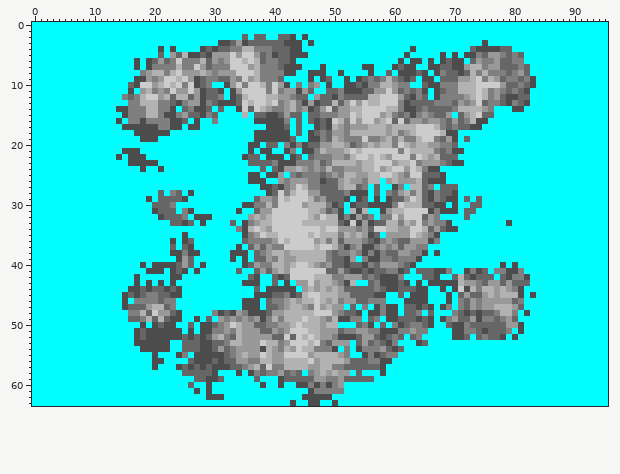
File history of a sprite sheet, World/MapGen/test.png. The picture above was drawn from the file before the commit.
The file is 96x64 pixels.
Once edited:
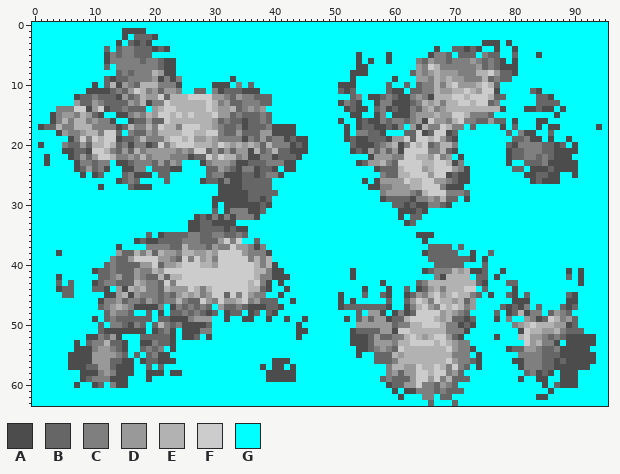
Palette (. is transparent): A #4c4c4c  B #666666  C #7f7f7f  D #999999  E #b2b2b2  F #cccccc  G #00ffff
From old to new:
Changed rows in their new state; - is an unchanged pixel.
first column x 1:
 1 --------------AAAA----------------------------------------------------------------------------
 2 --------------A-BBBA--------------G-GG--GGG-G-------------------------------------------------
 3 -------------A-BABA-----------GGGGGGGGGGGGGG-G-----------------------------AA-A---------------
 4 -----------B-BCCBBBABAG----GGGGGGGGGGGGGGGGG------------------G---A--BBA--GG-GGA--------------
 5 -----------ACBCCBBB-G-GGGGGGGGGGGGGGGGGGGGGGG--------A----A--G---ACCBGBBBGCBBGGBG--A----------
 6 -----------ACCCCCBCCBAAGGGGGGGGGGGGGGGGGGGG----------A-A--A-G-GCBDCC-CCCDCB-BAGAG-------------
 7 -----------B-CCCCCC-BAAGGGGGGGGGGGGGGGGGGGGG---G-----A-G---GGGGDCFECCCCCCDBCBAAAGG------------
 8 -------------BCBC-C-DAAGGGGGGGGGGGGGGGGGGGG--GGG--G-AAAG--G-GGBDCDEDDDCCCE-FDB-AGG------------
 9 -----------BABBCCCCDACACGGGGGGGGAGGGGGGGG----G-GG--GAGGGGGGAGGGDDCEDED-CCCEBC-BGGGG-----------
10 ---------A-BEADCBEEECCCAGGGGGAA-GCGBGGGGGG-G-GG-G-A--GGGGGBGGB-BCCE-EFDDDE-EBGGGGGG-----------
11 --------AAAABCBDFECDBDDCGGBBGC-BBBAAAGGGGGGGGG--GGB-BGGGGGBAAG-BCCEDDE-F-DFFAGGGGGBA----------
12 ------ABBCBBBAD---DDFBE--FFFFDDCBDCCBBBGGGGGG-GGGGGG-CGAABCBAACDCAEEEFFEF-FEB-GGGG-BBA--------
13 ------DBBDCBBBBD--AC-FEEEEEEFECDB-CCCBBGGGGGGGGGGGACBAGGACCAA--CEDE-EEFFE-FB-GGGGG-BBBB-------
14 ---CCCFFADFABBCBBBGDEFFEEEEEFEDDEBCDCDGGGGGGGGGGGGGABAAGBCABA-C-DECDEE----EEEA-GGAABAA-A------
15 --ACDDCEDBA--A--D--DFFEFEFEEEFDDBCBB-CBGGGGG-GGGGGGGAAGGACGAAACD-DED-FFECCC-----------A-------
16 --ACECEECDCCAG-ABBDBBFEEEEEEEDBCBBABBCBGGG-G-GGGGGAGGABAACBCC-C-AF-DCEF-CBBDBB-A---AA---------
17 ABBECCEEECCCCABECCECFEECFFFEEDCBBCABBBC--AAG--GGGGGAGABBAABACGDAECCFE-CGBG---A-B---A-AA------A
18 ---ADCCDEECFFB-CBBDCEEEEFFEEFFCBBDBBBDD---AG-GGGGGGAGCCBBAGGGBB-AB-F-B--------B-CAA--B--------
19 -----ACFCFEFFABBCECCCEFFEFDDEDCCCCACBDBCC--AAGGGGGGABAABBBADDFBF-EFDB--G-------BBCAA-A--A-----
20 A---CBBDBEEFEBCACCABFCEFFFEEEDFEDEDEDBECC--B-GGGGGGG-AAABCDEACF-FBCEEC--------BACCCCBBAB-A----
21 ----AABBAFFECBDBECDDDDDCDCFFBDBDBDD-EBCEBBAA-GGGGGGGABADBDBDA-FFFC-EB-G-------ABBCCCBBAAAA----
22 -A---ABDBDFFECCDCECDDDCCCABBFDFEECDAACC-BBBA-GGGGGGGGGGADD-CC-FE--FCDGA-------ABBCCBCBAAA-----
23 -A----ACCBCC-AABCCCBDBDC---ACDDDCAA---C-C--GGGGGGGGGGABDDECBFF-FEEFFE-C-------A--BBBCAAAAA----
24 ------ABDBCA--AACC-BBBAA----BBDCBACCA-BAGAAGGGGGGGGGGGGGABBBEF-FDEFFFDCA-------BB-AAABAAAA----
25 -------A-AB---BCAAA-BB------BCCAAABB-BCCA-GGGGGGGGGGGGGGGCBBEE--FDFFABAA---------AABBAA--A----
26 -------------ABCB----B-----ABBACAABBBBB-GGGGGGGGGGGGGGAGAD-D-FE-FFDDCBAA----------ABAAA-------
27 ----------A----BAAA-----------AAAABBBBBGGGGGGGGGGGGGGGGAACCDDD--FFFCAAA-----------------------
28 --------------------G-GG-G----AAAAABBBB-GGGGGGGGGGGGGGG-GCDD-D-BEFFFCCCB----------------------
29 ------------------G-GGGGG----AAAAAAB-ABGGGGGGGGGGGGG-GG-GAB--BACCD-EBB-A-G--------------------
30 -------------------GGGG------A-AAA--ABAGGGGGGGGGGGG-GGGGGGGBBABAACCBAG--GG--------------------
31 -------------------GGGG-GG---B-ACCCAABGGGGGGGGGGGGG-GGG--GGGAAABAGGGGG-GG---------------------
32 --------------------GGGGG--B-CACACCCAGGGGGGGGGGGGGGGGGGG-GGGAGBBGGG----G----------------------
33 ----------------------GGGAABBAAAA-GGGGGGGGGGGGGGGGGGGGGGGGGGGABGGGGGG---------G---------------
34 -------------------------AABBBBABA-GGGGGGGGGGGGGGGGGGGGGGGGGGGGGGGGGGG------------------------
35 ------------------B-ABBBBCCBBCCBBCBGGGGGGGGGGGGGGGGGGGGGG-GGGGGAAAG---------------------------
36 ----------------ABAABBBBCCCBBBDFCFGGBGGGGGGGGGGGGGGGGGGGGGGGGGGGAGG---------------------------
37 -------------A----CCCC-BECCCBDCCFDDCACGGGGGGGGGGGGGGGGGGGGGGGGGGGBBBB-B-----------------------
38 ---A---------DBBECEBEDDCEEDDEDFFFFDCC-AGGGGGGGGGGGGGGGGGGGGGGGGG-BBBBB--A--B------------------
39 ------------CBBDFFFFDDCBFCFDECFFFFFCECEGGGGGGGGGGGGGG-GGGGGGGGGG-BBBBBBBA-A-------------------
40 -----------BCBBBBDDFBDDEFFFEEDFFFFFFE-EAGGGGGGGGGGGGGGGGGGGGGGG---BBBBB---B--G-G--------------
41 ---------ABBCBBBDCCEDFFFFFFFFFFFFFFFEECAAGGGGGGGGGGG-GGGGGGGGG-GA-CC-EDEA---GAGGG-------A-A---
42 ---A------BBCDBBDCBBEBEEFFFFFFFFFFFFECCA-AGGGGGGGGGGAGGGGGGGG---GGCAEE-EG--GAGGGGG------B-A---
43 ---B-B---ABCCBBBEDCCBFCFFFFFFFFFFFFEFCAGAG-GGGGGGGGGG--GG-GGGG-BCEEEEE-EEBAGGGB-GG--------A---
44 ---ABB---BBA-DAEDECC-EDDDFECEFFFFFFEEB-GG-G-GGGGGGGGGGAGGG-GG-G-BDECEEEFFGBGGGGAG-------------
45 ----BB-----AADEADC---CBDEDECDFFBFCFDCCGGAGGGGGGGGGAGGG-GGBA-GABDCEFDEFEEC-GAGGBAGBG-----BA----
46 ----------ACCDBC-BD----ECBBFDCFDDEFCDB-BGGAGGGGGGGAGAGGGGGB--BDFECFEEDE--GGGGGGAAA------AA----
47 ----------BCDEDCAAAACGACBCBCB-DBBCB--A--AGGGGGGGGGAB-BBBBB-G-ACEFDCFEFEC-GGGGBABAC-B---BAB----
48 -----------BDCCBGG-GAG-BCBCBABGABBG-BG-AGGGGGGGGGGGGGB-DDAG-CA-FFFFDEDCBGGGGBGABE-CC-BDCB-----
49 ---------A-BCBB--BBGB---ACDDD-GAGGAAGGAGGAGGAGGGGGG-GBD-DD-B-EFFFFEDEB-ABGGGAGCG-DCABFECDB----
50 ----------B-CCBACB-BECBCAAA-BGGGGGGGGGGGGGGAGGGGGG---DDDDDDBCCEEFFFECC-BAGGGGGGCDEFEEEDDAB----
51 ----------BAAAAA-AG-BC-GA-ACCGGGGGGGGGGGGGGAAGGGGGGGABBBBDD-FFEEEEEECCCAGGGGGGG--FEEDDECBBB---
52 --------AACBDA--G-BBBB-GA--GAGGGGGGGGGGGGGGAGGGGGGGG-AABDB--CEFEDEFFDB-G-GGGAG-GEFDDCBCBAAAAA-
53 ------A-BCCEBBA-G--CBBA-GGGGGGGGGGGGGGGGGGGGGGGGGGGGAAA-DDD-EEFFFFEFEDCC---------FDECCA-AAAAA-
54 ------AAACDDCBA--BCBCGA-GGGGGGGGGGGGGGGGGGGGGGGGGG-G--AB--CBFEEEEEEEFDCCA-----ABBDDCBBCAAAAA--
55 -----AAAADDDDCB-B-BCAA-GG-GGGGGGGGGGGGGGGGGGGGGGGGGG-AGGB-BEDEEEEEEEECCC-A------CCCCBBBAAAAAA-
56 -----AAAADDDBBAA-ABB-AA--GGGGGGGGGGGGGGAAAGGGGGGGGGGGGGGBBBCEEEEEEEEFDCCBA-----AACCCBBABAAAAA-
57 -----AAABBDDBAAA--BGB--GGGGGGGGGGGGGGAGAAGAGGGGGGGGGGGGGGGCEEDDFEEFECFCB-A------ACCCBBAAAAAA--
58 -------AAACDCAAA--AAA-AAGGGGGG---G-GGGAAAAAG-GGGGGGG-G---GCDBDDFFEFFCDB----------BCABA-AAA----
59 -------ABCCCAAA---A-------GGGGG-----G-AA-AAGGGGGGGGGGGGG-BCBBBDFFDFCEBBB--------A--AA--AAA----
60 ------A--AB-CAA----------G--G--------G--G--GGGGGGGG-------ABBDDFCCBDCB--------------A-BAAA----
61 --------------------------G-G----------------GGGGGG--------A-AACCCBCBBB--------------A--------
62 ----------------------------GGG-------------GGGGG-----------A---CC-BB--------------AA---------
63 ------------------------------------------G--GG--G---------------B---B------------------------
